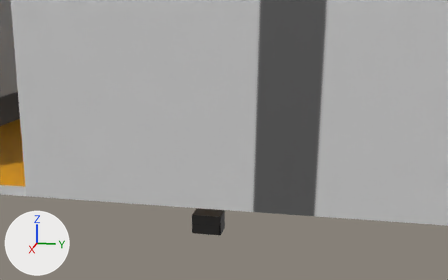
One commit to the COLLADA model dae/house1-bedroom/h1-b1-full.dae: the scene before it, then after it.
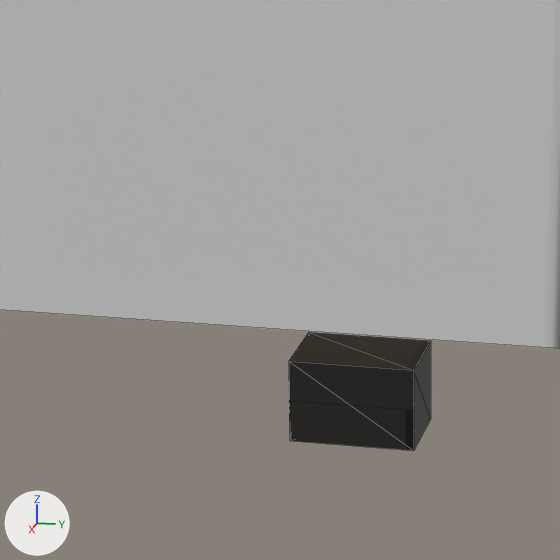
The first picture shows the older version from a 50 mm lens placed at (14.54, 2.99, 3.55), pointed at (-0.82, -0.08, -0.29). The close-ups show both versions on the part from 28% to 57% of the width and 47% to 93% of the height of that picture. The lights are fixed; the arrows at lower left show +X, +Y and +Z. The close-ups show mesh edges as thin lines. Where no turn or scale is listed for an object, it has been applied to the vertices.

The older version as bpy lines, for what is in view:
```python
me_h1_b1_shell_geo = bpy.data.meshes.new('h1-b1-shell-geo')
me_h1_b1_shell_geo.from_pydata(...)  # 52 vertices, 130 faces; spans x -4.94..5.06, y -6.44..6.56, z -0.01..7.99
me_h1_b1_shell_geo.materials.append(mat_h1_b1_shell_material)  # picture img_h1_b1_shell_skin_png
me_leg2_caff_001 = bpy.data.meshes.new('leg2-caff.001')
me_leg2_caff_001.from_pydata(...)  # a box spanning x -0.25..0.25, y -0.75..0.0, z -0.25..0.25
me_leg2_caff_001.materials.append(mat_lg2_caff_material_001)  # picture img_leg_caff_png_001_png
ob_h1_b1_shell = bpy.data.objects.new('h1-b1-shell', me_h1_b1_shell_geo)
ob_h1_b1_shell.location = (0.0, 0.0, 0.0)
ob_leg2_caff_001 = bpy.data.objects.new('leg2-caff_001', me_leg2_caff_001)
ob_leg2_caff_001.location = (-0.25, 0.0, -2.35)
```
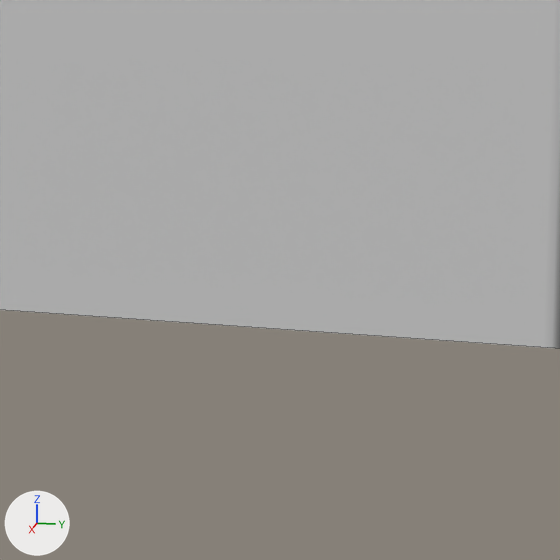
The newer file is also turned or shifted as a whole; pictures and numbers use the older file's frame.

Boxes (x1, y1, x2, y2) around the edits, measured in the close-ups (560 x 560 px):
'leg2-caff_001', deleted (black)
    before: (289, 332, 431, 451)

What the commit changed:
Object 'leg2-caff_001' (ob_leg2_caff_001) is deleted.
